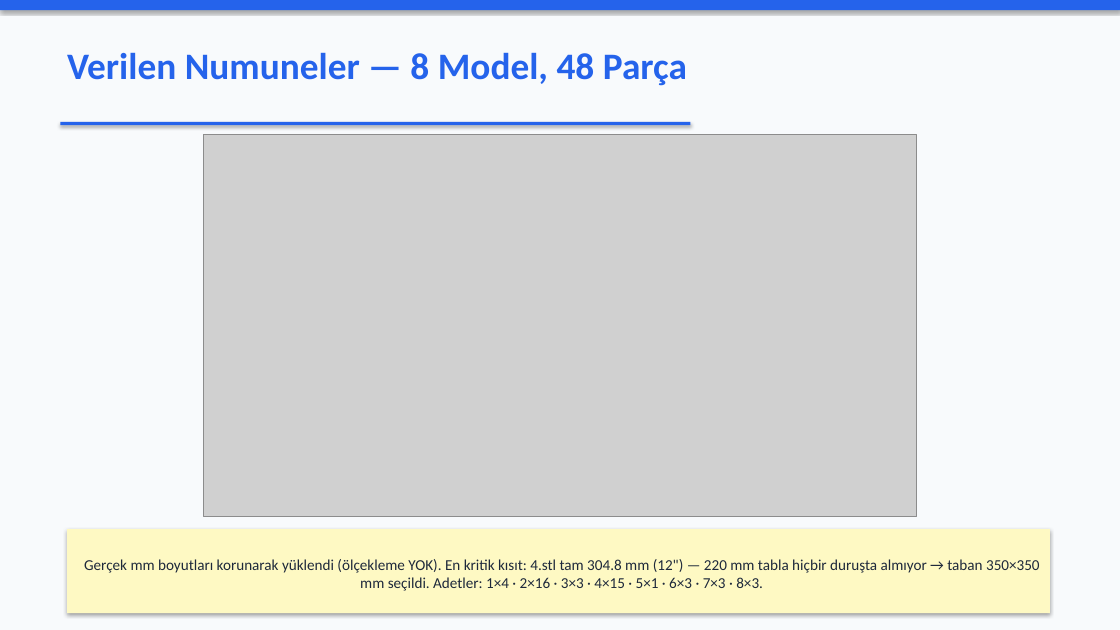
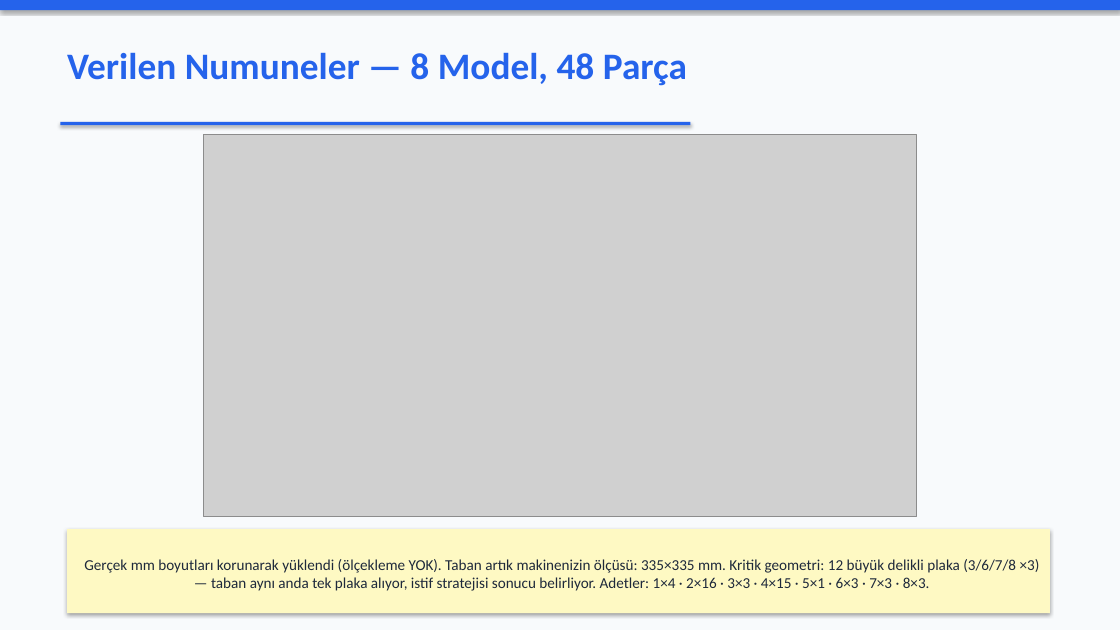
Before and after one commit to Eren845205/ie488-3d-nesting, a slide deck: slide 3 of SUNUM_NUMUNE.pptx (slide 2 before the commit). Drawn at 1120x630 pixels with LibreOffice and Linux fonts; fonts in the diff are those of the drawing; grey boxes stand for pictures. Boxes give left, top, right and bottom in pixels: in the first picture for what was removed or moved away, otherwise in the second. Text is boxed around its words. In the diff, an @@ line names an element or a change of style, - is before the commit and + after.

```diff
--- a/SUNUM_NUMUNE.pptx
+++ b/SUNUM_NUMUNE.pptx
@@ text in rectangle at [84,559,1040,591]: text changed @@
-Gerçek mm boyutları korunarak yüklendi (ölçekleme YOK). En kritik kısıt: 4.stl tam 304.8 mm (12") — 220 mm tabla hiçbir duruşta almıyor → taban 350×350 mm seçildi. Adetler: 1×4 · 2×16 · 3×3 · 4×15 · 5×1 · 6×3 · 7×3 · 8×3.
+Gerçek mm boyutları korunarak yüklendi (ölçekleme YOK). Taban artık makinenizin ölçüsü: 335×335 mm. Kritik geometri: 12 büyük delikli plaka (3/6/7/8 ×3) — taban aynı anda tek plaka alıyor, istif stratejisi sonucu belirliyor. Adetler: 1×4 · 2×16 · 3×3 · 4×15 · 5×1 · 6×3 · 7×3 · 8×3.
```
Also in this commit, not shown: 5 other slides changed, 6 slides added, 3 slides removed, 16 other files.
